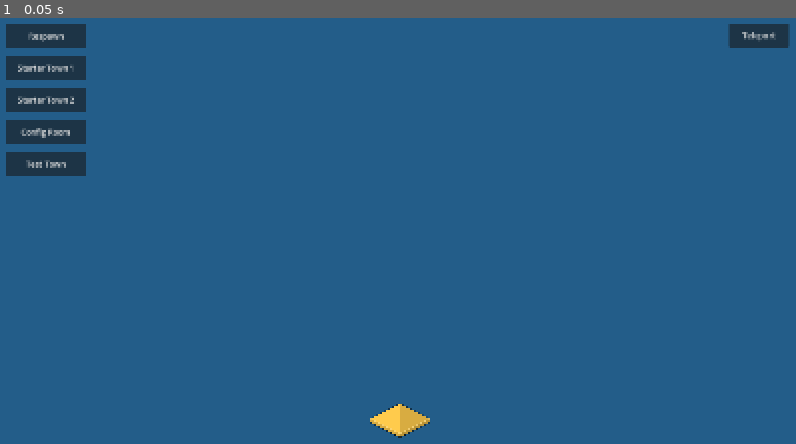
Above: before the commit, frame 1.
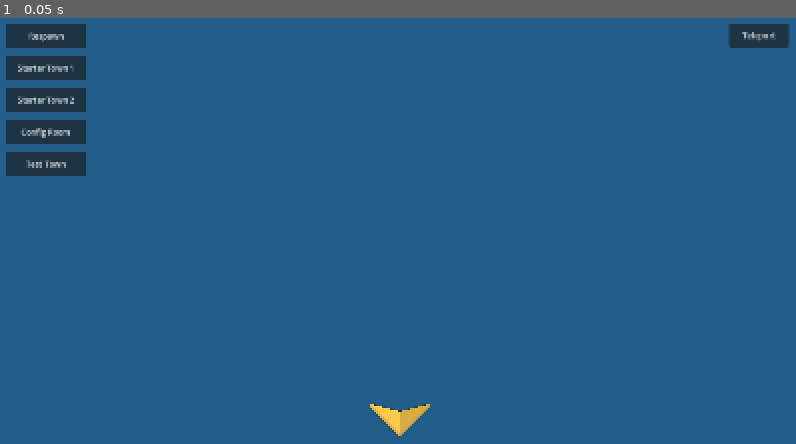
Above: after the commit, the same moment.

Repository: uplord/game-uplord
Game: Godot game, scene res://Stages/ConfigRoom/Scenes/Scene1.tscn
Two runs of this game, one before a commit and one after it. Both use one fixed random seed, a clock stepped at 60 frames per second and the inputs below. This scene is started directly instead of the project's main scene.
Inputs:
- Up to frame 1 (0.05 s): no input

The runs differ from the first frame. In frame 1, 0.3% of the frame differs, in the area x 46-55%, y 90-99%.
Error in both runs: Invalid call. Nonexistent function 'setup' in base 'Nil'. (res://Utilities/Game/GameManager/GameManager.gd:9)

Commit message:
feat: change

Diff:
--- a/Stages/BaseStage.gd
+++ b/Stages/BaseStage.gd
@@ -7,6 +7,7 @@
 @export var player_scale := 1.0
 @export var allow_player_movement := true
 @export var player_max := 2
+@export var hide_remove_players := false
 
 
 func set_player(p: Player) -> void:
--- a/Stages/ConfigRoom/Scenes/Scene1.tscn
+++ b/Stages/ConfigRoom/Scenes/Scene1.tscn
@@ -20,7 +20,7 @@
 position = Vector2(804, 809)
 target_stage = "StarterTown"
 target_scene = "Scene1"
-teleport_direction = 0
+teleport_direction = 2
 
 [node name="Control" type="Control" parent="." unique_id=274667101]
 z_index = 900
--- a/Utilities/Game/GameManager/GameManager.gd
+++ b/Utilities/Game/GameManager/GameManager.gd
@@ -30,5 +30,4 @@
 
 
 func _on_repawn_pressed() -> void:
-	print(55553)
 	SceneManager.respawn_player()
--- a/Utilities/Game/GameManager/GameManager.tscn
+++ b/Utilities/Game/GameManager/GameManager.tscn
@@ -44,6 +44,8 @@
 script = ExtResource("2_7puba")
 target_stage = "StarterTown"
 target_scene = "Scene2"
+target_teleport = "Teleport2"
+exit_direction = 0
 
 [node name="Teleport3" type="Button" parent="UI/VBoxContainer" unique_id=872013952]
 custom_minimum_size = Vector2(120, 48)
--- a/Utilities/Game/ServerManager/ServerManager.gd
+++ b/Utilities/Game/ServerManager/ServerManager.gd
@@ -101,6 +101,10 @@
 func _send(data: Dictionary, target: int) -> void:
 	if peer == null:
 		return
+
+	if peer.get_connection_status() != MultiplayerPeer.CONNECTION_CONNECTED:
+		return
+
 	peer.set_target_peer(target)
 	peer.put_var(data)
 	peer.set_target_peer(0)
@@ -317,17 +321,11 @@
 
 
 func handle_disconnect(client_id: int, reason: String) -> void:
-	print("Disconnect:", client_id, reason)
+	print("Disconnect: ", client_id, " - ", reason)
 
 	_free_spawn(client_id)
-
 	remote_players.erase(client_id)
 	connected_clients.erase(client_id)
-
-	send_to_client(client_id, {
-		"type": "s_remove",
-		"id": client_id
-	})
 
 
 func handle_server_disconnect():
